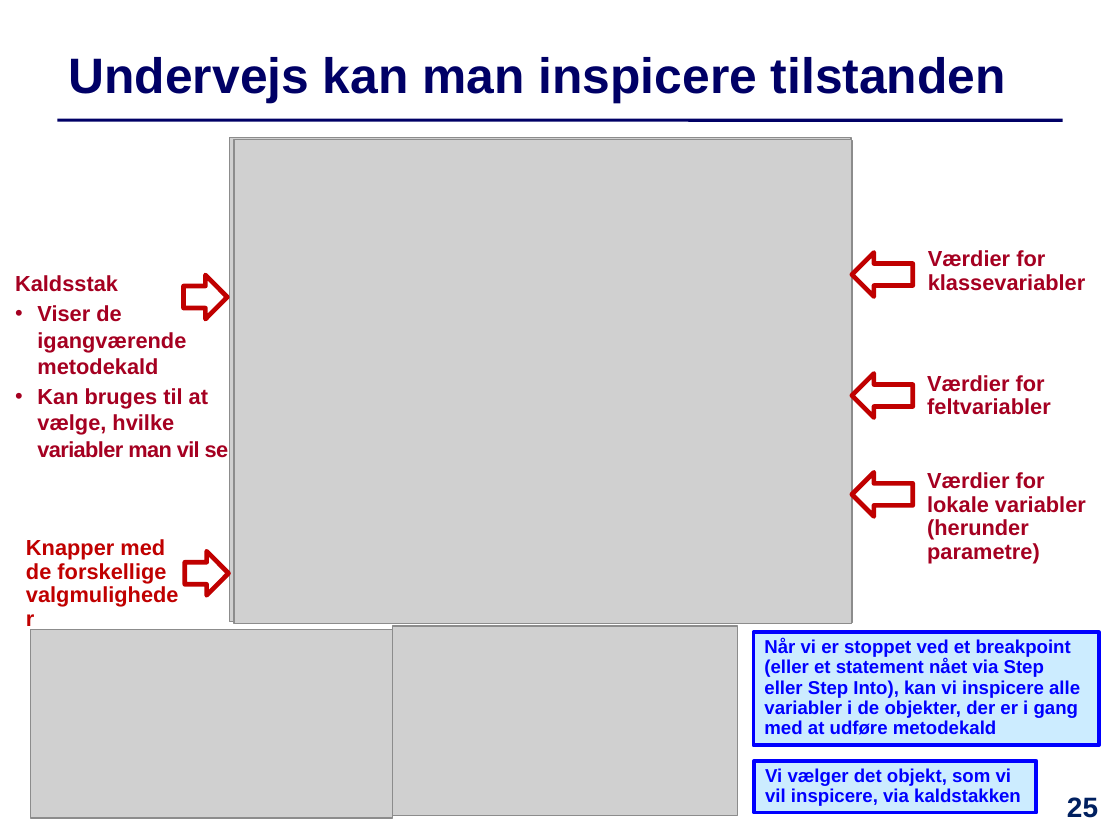
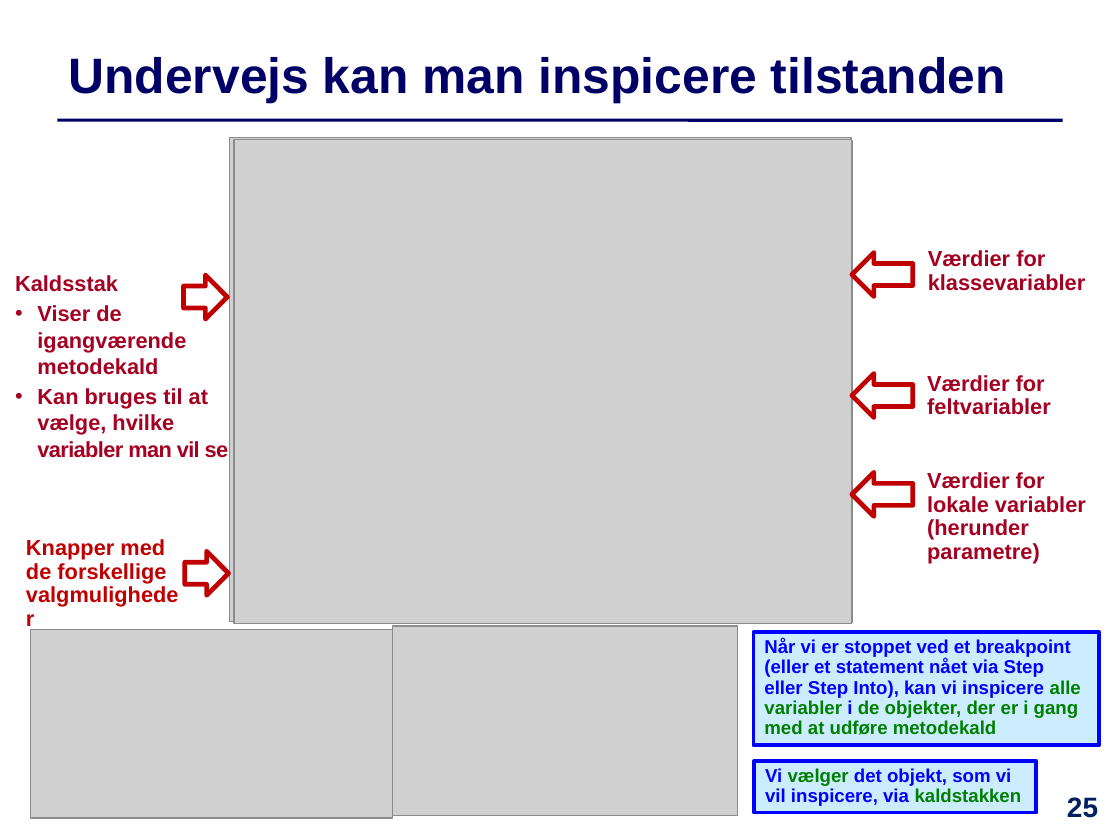
Before and after one commit to IntProgAU/Materiale, a slide deck: slide 25 of web/e24/uge_10/Slides-Uge10.pptx. Drawn at 1120x840 pixels with LibreOffice and Linux fonts; fonts in the diff are those of the drawing; grey boxes stand for pictures. Boxes give left, top, right and bottom in pixels: in the first picture for what was removed or moved away, otherwise in the second. Text is boxed around its words. In the diff, an @@ line names an element or a change of style, - is before the commit and + after.

```diff
--- a/web/e24/uge_10/Slides-Uge10.pptx
+++ b/web/e24/uge_10/Slides-Uge10.pptx
@@ rectangle "Når vi er stoppet ved ..." at (754, 632, 1100, 745): text colour #0000FF to #008000 in "alle variabler de objekter, der er i ..." @@
@@ rectangle "Vi vælger det objekt, som ..." at (754, 760, 1036, 812): text colour #0000FF to #008000 in "vælger kaldstakken" @@
```
Also in this commit, not shown: 7 other slides changed, 1 other file.
